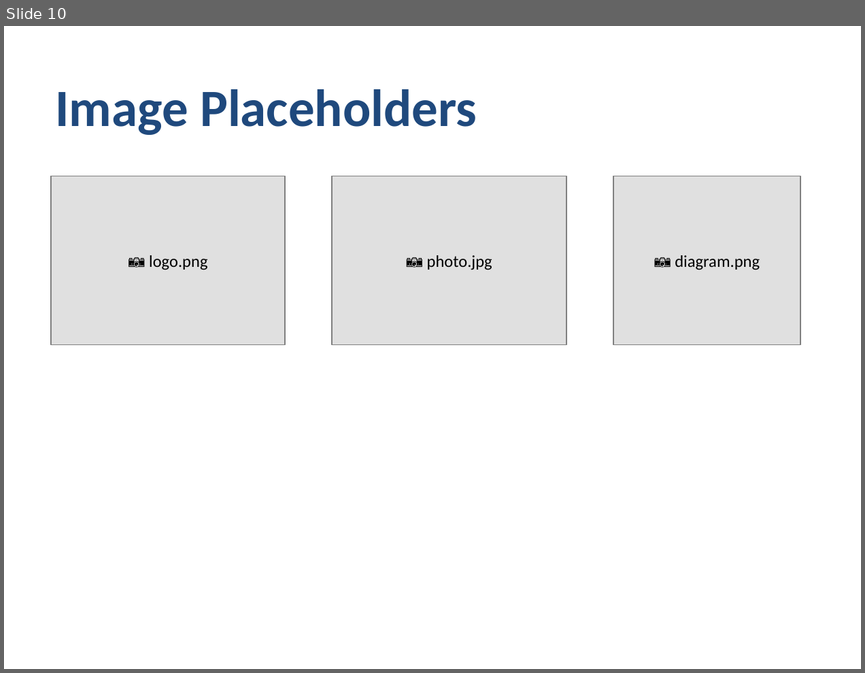
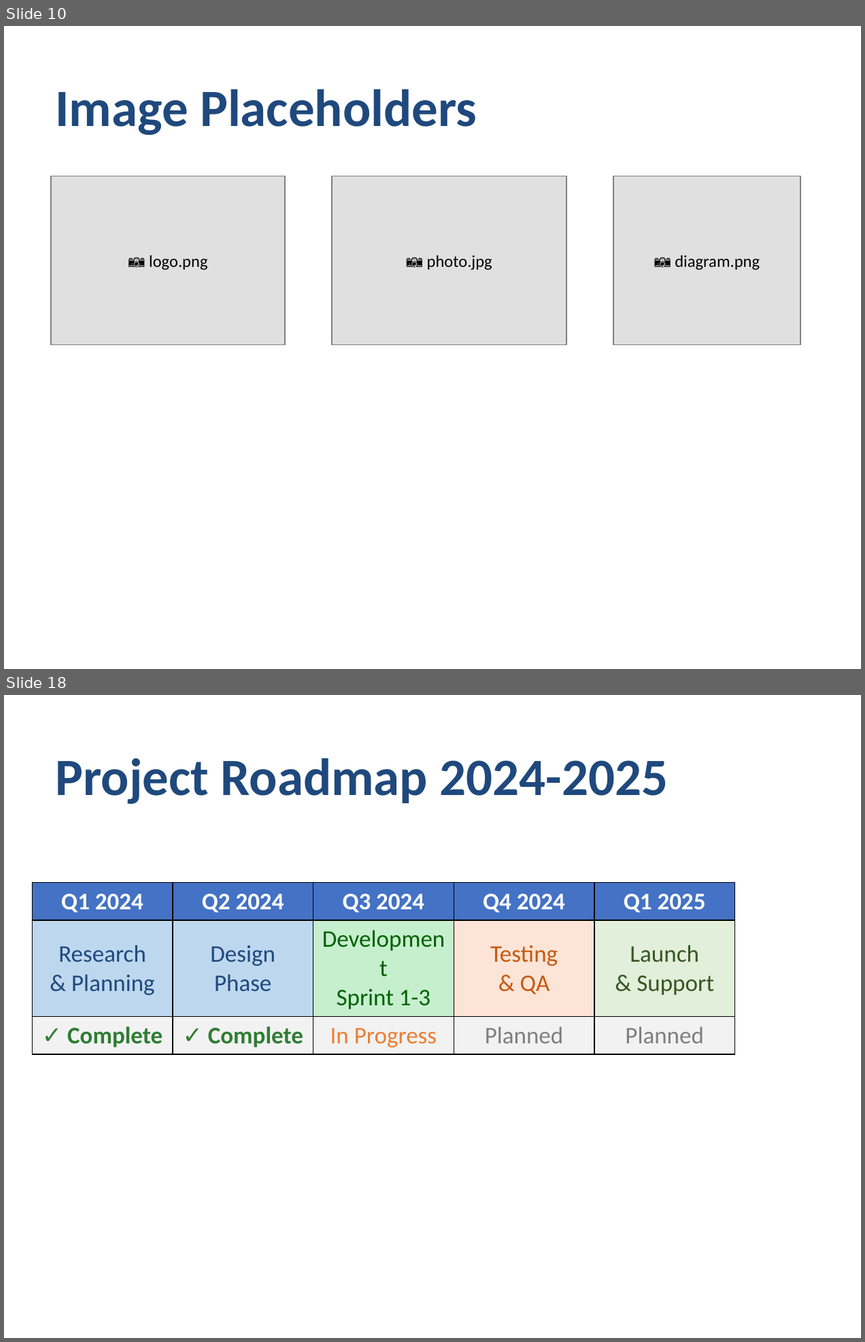
Before and after one commit to awol2005ex/ppt-rs, a slide deck: comprehensive_demo.pptx. Shown one above the other, each under a label of ours: slide 10 before the commit, slides 10 and 18 after it; the slides between them are not shown. The pictures are 865x673 and 865x1342 pixels, drawn with LibreOffice and Linux fonts; fonts in the diff are those of the drawing. Boxes give left, top, right and bottom in pixels: in the first picture for what was removed or moved away, otherwise in the second. Text is boxed around its words. In the diff, an @@ line names an element or a change of style, - is before the commit and + after.

```diff
--- a/comprehensive_demo.pptx
+++ b/comprehensive_demo.pptx
@@ slide 18 added at bbox=[4, 695, 861, 1338], background #FFFFFF @@
@@ text added at bbox=[55, 758, 668, 804], 44 pt, text #1F497D, bold @@
+Project Roadmap 2024-2025
@@ table added at bbox=[33, 883, 735, 1050], 3 rows, 5 columns @@
+Q1 2024 | Q2 2024 | Q3 2024 | Q4 2024 | Q1 2025
+Research / & Planning | Design / Phase | Development / Sprint 1-3 | Testing / & QA | Launch / & Support
+✓ Complete | ✓ Complete | In Progress | Planned | Planned
```
Also in this commit, not shown: 9 other slides added, 14 other files.
